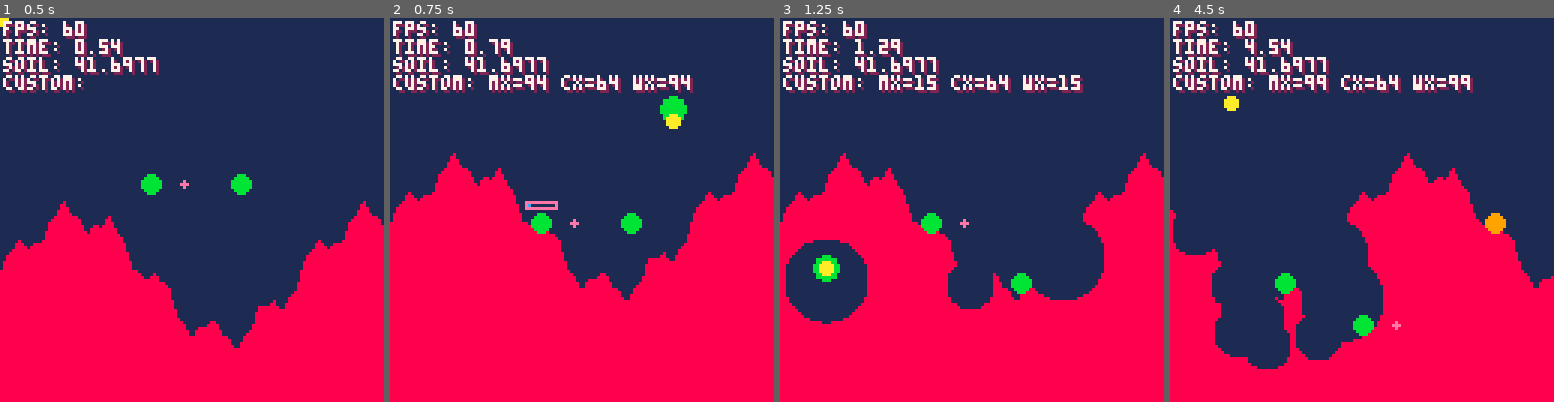
Above: before the commit, frames 1-4 (left to right).
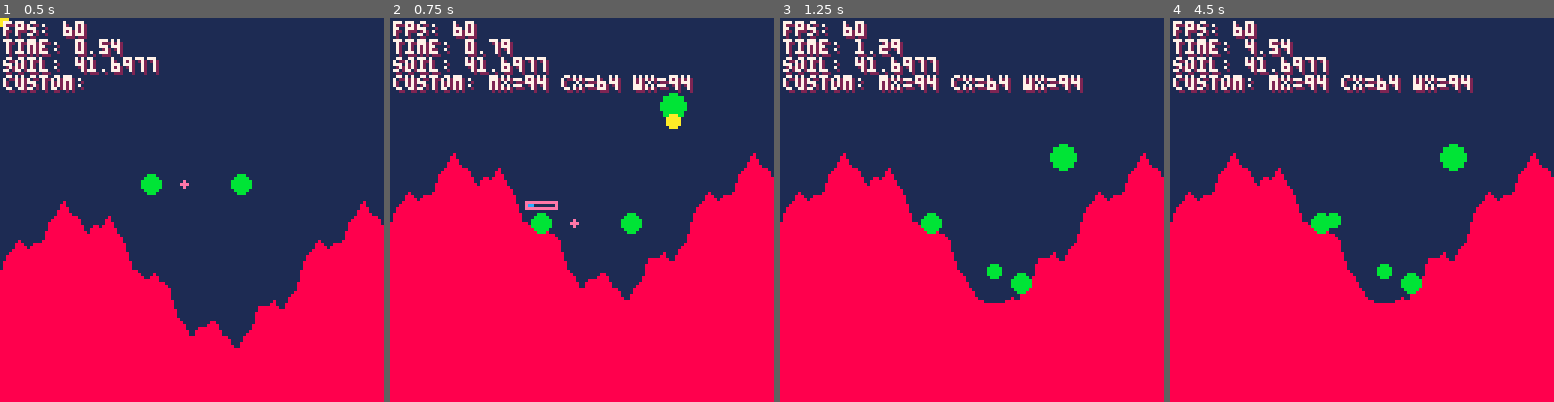
Above: after the commit, the same moments.

Repository: SelfDevTV/pixeltrench
Game: PICO-8 cartridge pixeltrench.p8
Two runs of this game, one before a commit and one after it. Both use one fixed random seed, a clock stepped at 60 frames per second and the inputs below.
Inputs (mouse positions are in pixels of both pictures, inside the frame that each line leads up to):
- Up to frame 1 (0.5 s): tap X (X key) at 0.33 s
- Up to frame 2 (0.75 s): click (670, 121) at 0.67 s; tap O (Z key) at 0.7 s
- Up to frame 3 (1.25 s): tap X (X key) at 1.07 s; click (826, 267) at 1.22 s
- Up to frame 4 (4.5 s): hold Right 1.6-2.1 s; tap O (Z key) every 0.4 s from 1.7 to 4.1 s; click (1277, 114) at 1.77 s; tap X (X key) at 1.85, 2.97, 4.08 s; hold Up 2.15-2.42 s; click (1342, 259) at 2.32 s; hold Right 2.47-3.03 s; click (1404, 106) at 2.87 s; hold Left 3.08-3.58 s; click (1465, 256) at 3.42 s; hold Down 3.63-3.97 s; click (1231, 102) at 3.97 s; hold Right from 4.02 s (still down)

Frame 1 is identical in both runs. In frame 2, less than 0.1% of the frame differs, in the area x 36-78%, y 19-50%; in frame 3, 7.7%; in frame 4, 28%, in the area x 0-100%, y 14-92%.

Commit message:
refactor: streamline update logic in play and endRound states

Diff:
--- a/pixeltrench.p8
+++ b/pixeltrench.p8
@@ -52,13 +52,14 @@
 end
 
 function _update60()
-  update_projectiles()
-  update_damage_nums()
-  for t in all(teams) do
-    for w in all(t.worms) do
-      update_worm(w, w == active_worm)
-    end
-  end
+  statemachine:update()
+  --update_projectiles()
+  --update_damage_nums()
+  -- for t in all(teams) do
+  --   for w in all(t.worms) do
+  --     update_worm(w, w == active_worm)
+  --   end
+  -- end
   cfg.cam_target = active_worm
   update_cam()
 
--- a/states/endRound.lua
+++ b/states/endRound.lua
@@ -11,9 +11,13 @@
   -- TODO: optionally start a countdown to let the world settle.
 end
 
--- TODO: Clean up temporary round data before the next turn begins.
+
 function end_round_state:exit()
-  -- TODO: reset timers or other state here.
+  -- reset any per-round timers or transient state
+  self.delay = 0
+  self.next_worm = nil
+  -- ensure camera targets the active worm for the next state
+  cfg.cam_target = active_worm
 end
 
 -- TODO: Wait for the world to settle, then advance to the next turn.
--- a/states/play.lua
+++ b/states/play.lua
@@ -16,11 +16,48 @@
   -- TODO: perform cleanup here if necessary.
 end
 
--- TODO: Main update loop for the player's turn.
 function play_state:update()
-  -- TODO: handle input to move and aim the active worm.
-  -- TODO: when the player fires, create a projectile and switch to
-  --       `projectileFollow` via `statemachine:switch`.
-  -- TODO: update world physics and keep the camera centered on the
-  --       active worm.
+  -- update fn modifier and aiming state
+  fn_active = btn(cfg.buttons.fn)
+
+  -- update all worms; only the active worm receives player input
+  for t in all(teams) do
+    for w in all(t.worms) do
+      update_worm(w, w == active_worm)
+    end
+  end
+
+  -- handle shooting charge/release for the active worm
+  local c_worm = active_worm
+  if btn(cfg.buttons.shoot) then
+    c_worm.power = min(c_worm.max_power, c_worm.power + c_worm.power_step)
+    if c_worm.power == c_worm.max_power then
+      -- auto-fire at max power
+      local dx = cos(c_worm.aim_angle) * c_worm.power * 0.3
+      local dy = sin(c_worm.aim_angle) * c_worm.power * 0.3
+      local sx = c_worm.x + cos(c_worm.aim_angle) * (c_worm.r + 1)
+      local sy = c_worm.y + sin(c_worm.aim_angle) * (c_worm.r + 1)
+      create_projectile(sx, sy, dx, dy, 2, 8)
+      c_worm.power = 0
+      statemachine:switch("projectileFollow", { projectile = projectiles[#projectiles] })
+      return
+    end
+  elseif c_worm.power > 0 then
+    -- fire on button release
+    local dx = cos(c_worm.aim_angle) * c_worm.power * 0.3
+    local dy = sin(c_worm.aim_angle) * c_worm.power * 0.3
+    local sx = c_worm.x + cos(c_worm.aim_angle) * (c_worm.r + 1)
+    local sy = c_worm.y + sin(c_worm.aim_angle) * (c_worm.r + 1)
+    create_projectile(sx, sy, dx, dy, 2, 8)
+    c_worm.power = 0
+    statemachine:switch("projectileFollow", { projectile = projectiles[#projectiles] })
+    return
+  end
+
+  -- update transient effects
+  update_damage_nums()
+
+  -- keep camera centered on the active worm
+  cfg.cam_target = active_worm
+  update_cam()
 end
